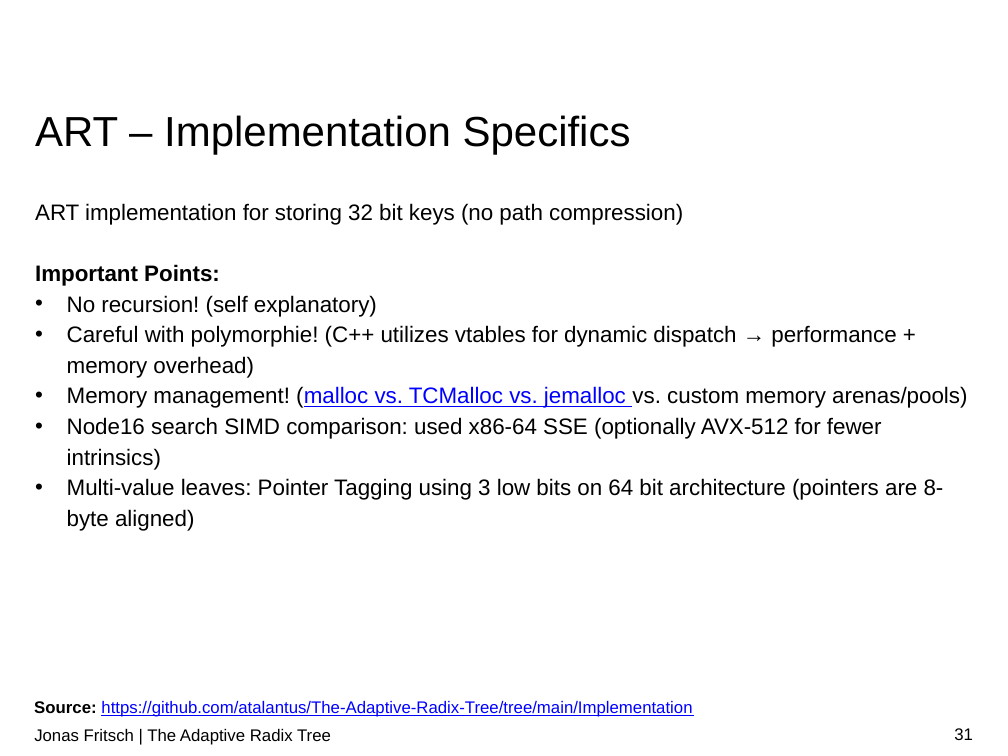
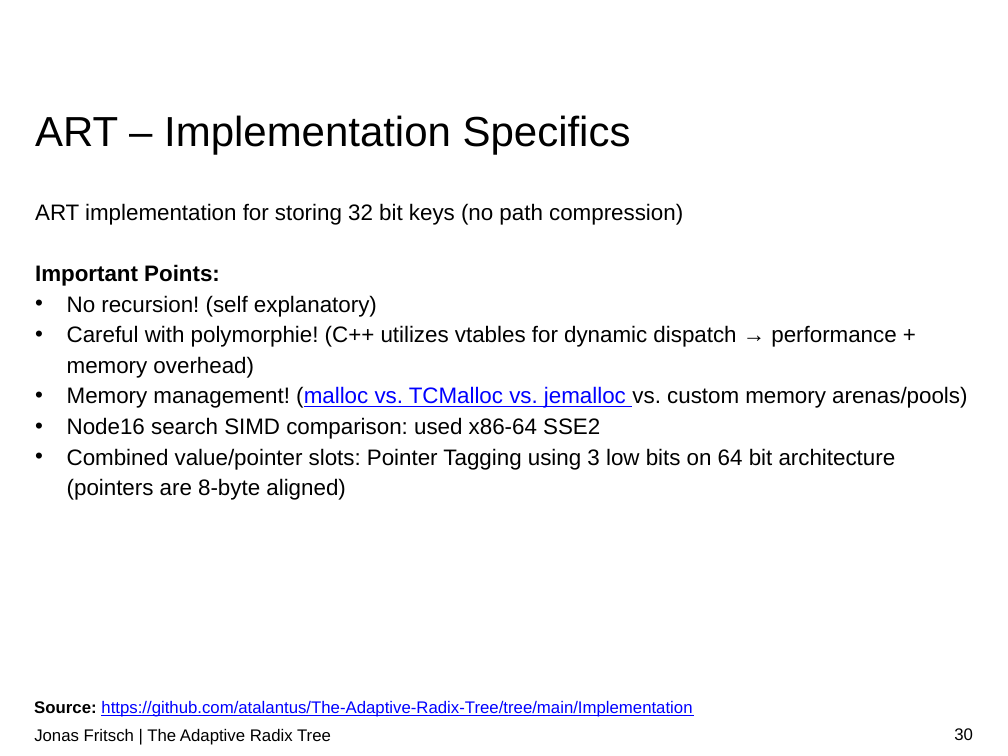
Before and after one commit to atalantus/The-Adaptive-Radix-Tree, a slide deck: slide 30 of Presentation/The Adaptive Radix Tree.pptx (slide 31 before the commit). Drawn at 1008x756 pixels with LibreOffice and Linux fonts; fonts in the diff are those of the drawing; background and template pictures are left out. Boxes give left, top, right and bottom in pixels: in the first picture for what was removed or moved away, otherwise in the second. Text is boxed around its words. In the diff, an @@ line names an element or a change of style, - is before the commit and + after.

```diff
--- a/Presentation/The Adaptive Radix Tree.pptx
+++ b/Presentation/The Adaptive Radix Tree.pptx
@@ text at (67, 417, 896, 500): text changed @@
-• Node16 search SIMD comparison: used x86-64 SSE (optionally AVX-512 for fewer intrinsics)
-• Multi-value leaves: Pointer Tagging using 3 low bits on 64 bit architecture (pointers are 8-byte aligned)
+• Node16 search SIMD comparison: used x86-64 SSE2
+• Combined value/pointer slots: Pointer Tagging using 3 low bits on 64 bit architecture (pointers are 8-byte aligned)
@@ page number at (954, 728, 973, 740): text changed @@
-31
+30
```
Also in this commit, not shown: 7 other slides changed, 1 slide removed.
